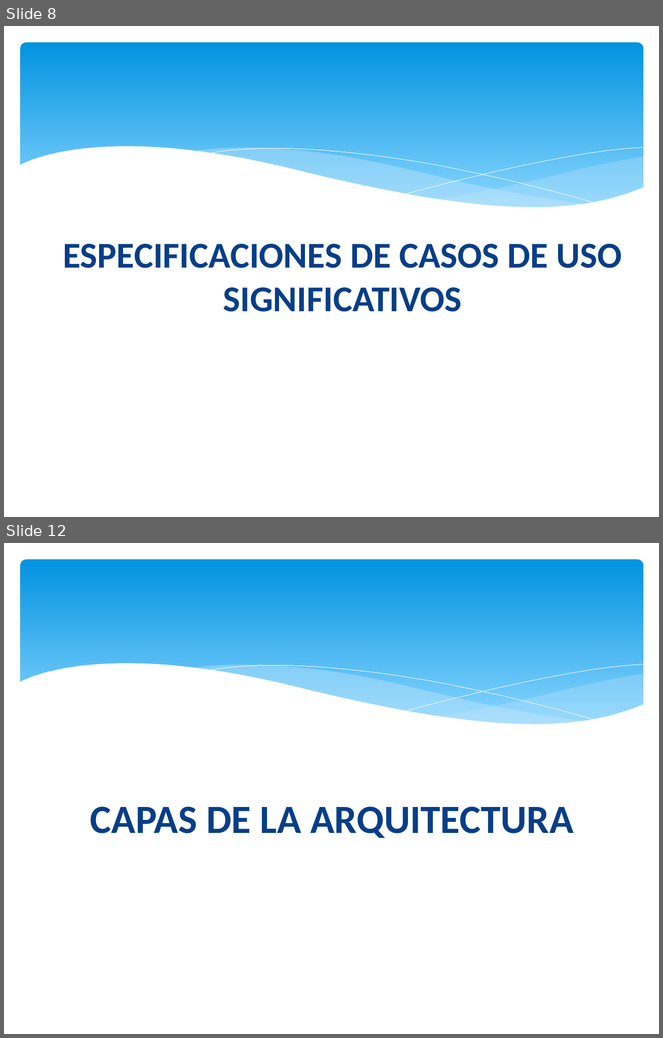
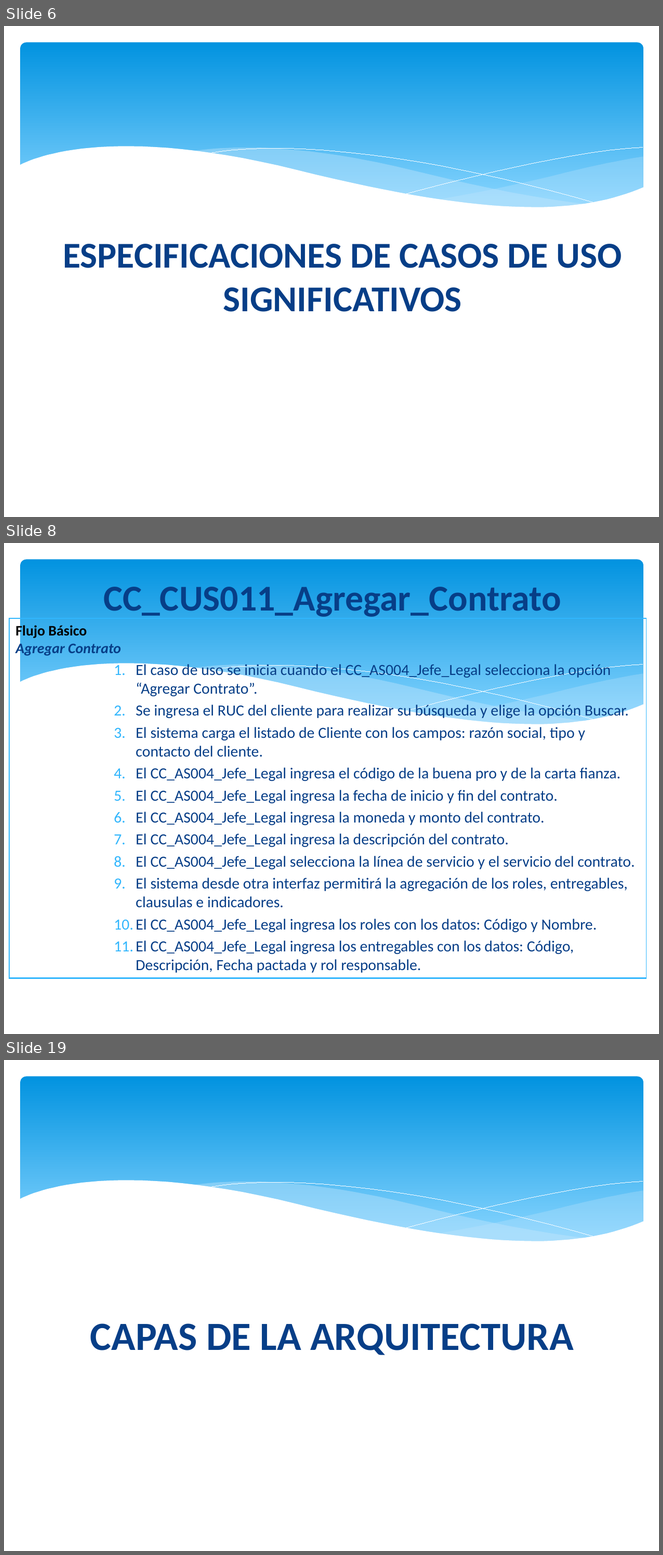
Before and after one commit to orlysemperfi/tp3-contratos-clientes, a slide deck: ITERACION 5/SUB ITERACION 2/PRESENTACION02/PPT TP3 PRES03.pptx. Shown one above the other, each under a label of ours: slides 8 and 12 before the commit, slides 6, 8 and 19 after it; the slides between them are not shown. The pictures are 663x1038 and 663x1555 pixels, drawn with LibreOffice and Linux fonts; fonts in the diff are those of the drawing. Boxes give left, top, right and bottom in pixels: in the first picture for what was removed or moved away, otherwise in the second. Text is boxed around its words. In the diff, an @@ line names an element or a change of style, - is before the commit and + after.

```diff
--- a/ITERACION 5/SUB ITERACION 2/PRESENTACION02/PPT TP3 PRES03.pptx
+++ b/ITERACION 5/SUB ITERACION 2/PRESENTACION02/PPT TP3 PRES03.pptx
@@ slide 8 added at [4, 543, 659, 1034], background #FFFFFF; not listed: 6 template elements that a slide beside it also shows @@
@@ title added at [103, 587, 561, 617], 40 pt, text #073E87, bold @@
+CC_CUS011_Agregar_Contrato
@@ table added at [9, 618, 647, 1034], 1 rows, 1 columns @@
+Flujo Básico / Agregar Contrato / El caso de uso se inicia cuando el CC_AS004_Jefe_Legal selecciona la opción “Agregar Contrato”. / Se ingresa el RUC del cliente para realizar su búsqueda y elige la opción Buscar. / El sistema carga el listado de Cliente con los campos: razón social, tipo y contacto del cliente. / El CC_AS004_Jefe_Legal ingresa el código de la buena pro y de la carta fianza. / El CC_AS004_Jefe_Legal ingresa la fecha de inicio y fin del contrato. / El CC_AS004_Jefe_Legal ingresa la moneda y monto del contrato. / El CC_AS004_Jefe_Legal ingresa la descripción del contrato. / El CC_AS004_Jefe_Legal selecciona la línea de servicio y el servicio del contrato. / El sistema desde otra interfaz permitirá la agregación de los roles, entregables, clausulas e indicadores. / El CC_AS004_Jefe_Legal ingresa los roles con los datos: Código y Nombre. / El CC_AS004_Jefe_Legal ingresa los entregables con los datos: Código, Descripción, Fecha pactada y rol responsable.
@@ what was slide 8 is now slide 6 @@
@@ what was slide 12 is now slide 19 @@
```
Also in this commit, not shown: 6 slides changed, 8 other slides added, 2 slides removed.
